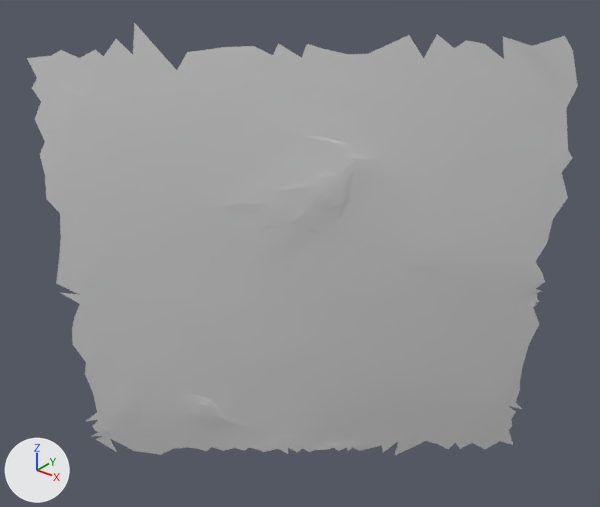
What one commit did to the glTF model moon small_tiles/tile_215.glb.
The view is the same before and after, from a 50 mm camera at (22.78, -28.62, 1.66) aimed at (17.62, -22.16, -2.34). The axes (+X, +Y, +Z) are drawn at lower left. The lights are the same throughout. The picture after the commit comes second. Vertices at exactly the same position are counted once.

In view in the first picture: 't215'.
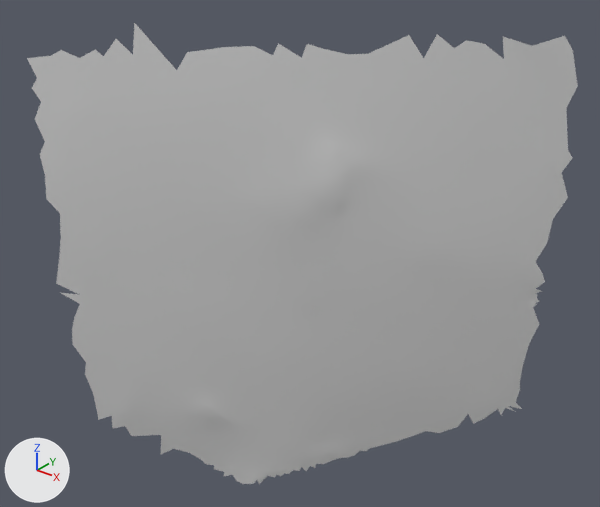
Boxes [x1, y1, x2, y2] around the edits, measured in the pictures (600 x 507 px):
't215', reshaped (7% taller)
    before: [27, 23, 578, 455]
    after: [27, 23, 578, 484]
part 1 of me_t215, reshaped
    before: [86, 408, 516, 455]
    after: [176, 447, 368, 484]

Patch to the scene script:
```diff
--- a/moon small_tiles/tile_215.glb.py
+++ b/moon small_tiles/tile_215.glb.py
@@ me_t215 @@
 # used by ob_t215; location = (0.0, 0.0, 0.0)
-me_t215.from_pydata(...)  # 1041 vertices, 1942 faces; spans x 15.6..19.97, y -24.07..-20.43, z -5.15..0.23
+me_t215.from_pydata(...)  # 1100 vertices, 2059 faces; spans x 15.72..19.97, y -24.07..-20.49, z -5.62..0.23
+# me_t215 part 1
+# 39 vertices are removed from x 15.6..19.65, y -23.83..-20.43, z -5.15..-4.55
+# 67 faces are deleted
+# 98 vertices are added at x 16.56..18.28, y -23.04..-21.67, z -5.62..-5.03
+# 184 new faces join them
```
